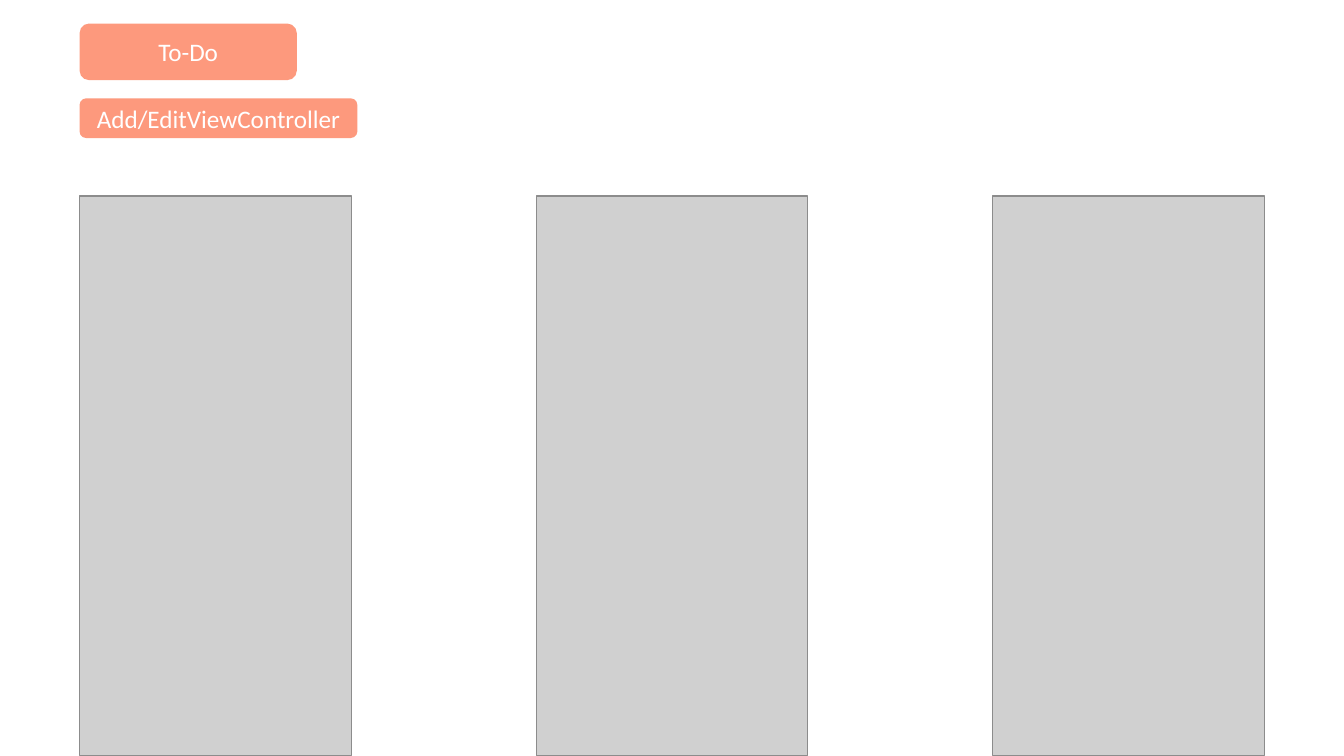
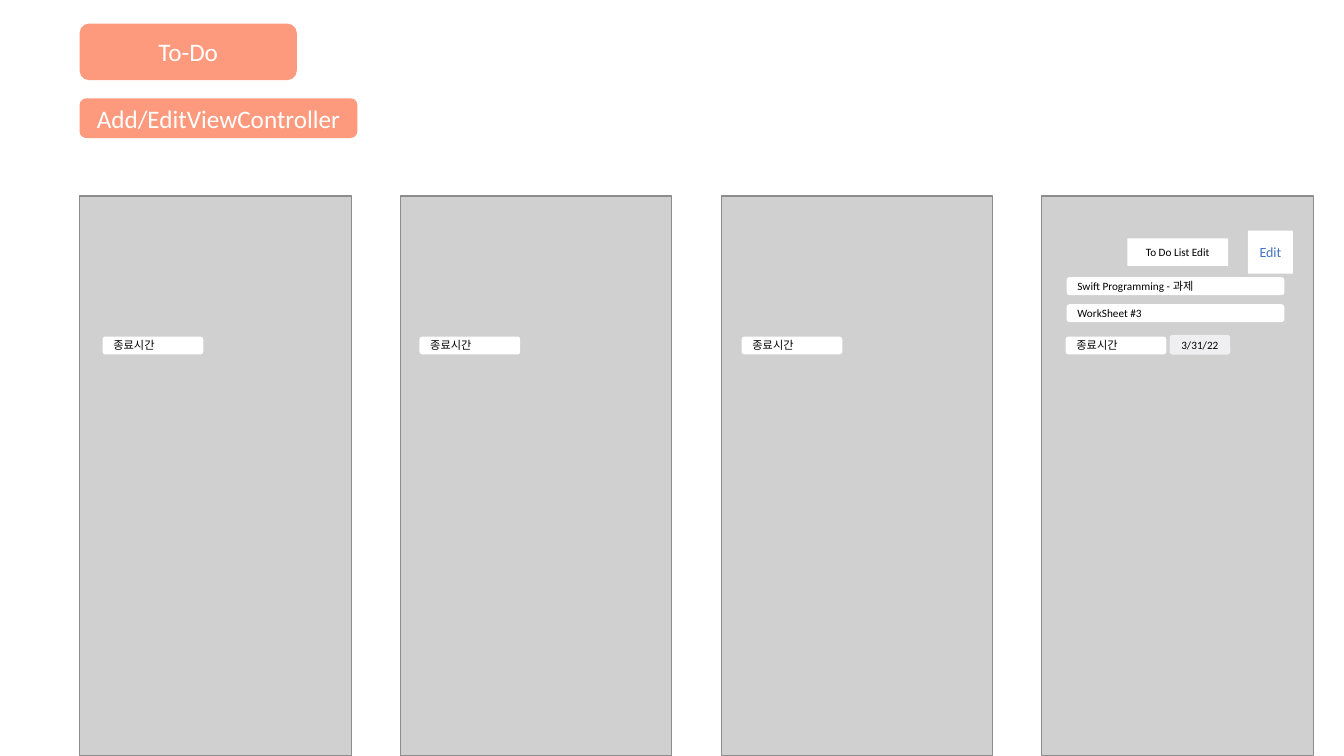
Before and after one commit to chaeHaram/University, a slide deck: slide 6 of 4-1/소프트웨어 종합설계/5주차/졸업작품 UI소개.pptx (slide 5 before the commit). Drawn at 1344x756 pixels with LibreOffice and Linux fonts; fonts in the diff are those of the drawing; grey boxes stand for pictures. Boxes give left, top, right and bottom in pixels: in the first picture for what was removed or moved away, otherwise in the second. Text is boxed around its words. In the diff, an @@ line names an element or a change of style, - is before the commit and + after.

```diff
--- a/4-1/소프트웨어 종합설계/5주차/졸업작품 UI소개.pptx
+++ b/4-1/소프트웨어 종합설계/5주차/졸업작품 UI소개.pptx
@@ picture moved from (x1=536, y1=196, x2=808, y2=756) to (x1=400, y1=196, x2=671, y2=756) @@
@@ picture moved from (x1=993, y1=196, x2=1264, y2=756) to (x1=721, y1=196, x2=992, y2=756) @@
@@ rounded rectangle added at (x1=103, y1=337, x2=204, y2=355), fill #FFFFFF, 8 pt, text #000000 @@
+종료시간
@@ rounded rectangle added at (x1=419, y1=337, x2=520, y2=355), fill #FFFFFF, 8 pt, text #000000 @@
+종료시간
@@ rounded rectangle added at (x1=742, y1=337, x2=843, y2=355), fill #FFFFFF, 8 pt, text #000000 @@
+종료시간
@@ group added at (x1=1043, y1=196, x2=1314, y2=756): 4 rounded rectangles, 2 rectangles, 1 picture @@
+To Do List Edit
+Edit
+Swift Programming - 과제
+WorkSheet #3
+종료시간
+3/31/22
```
Also in this commit, not shown: 5 other slides changed, 1 slide added, 4 other files.
